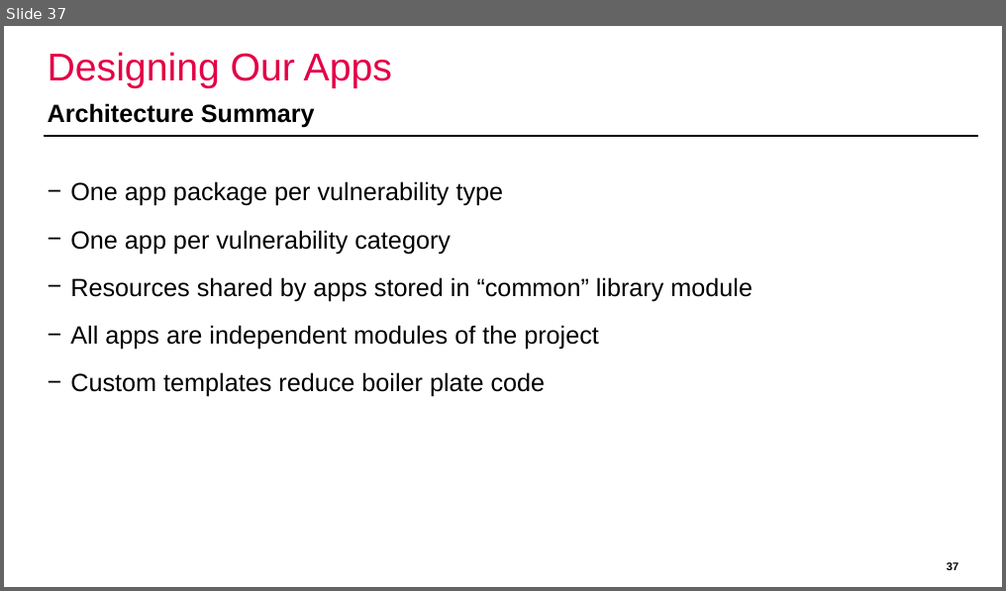
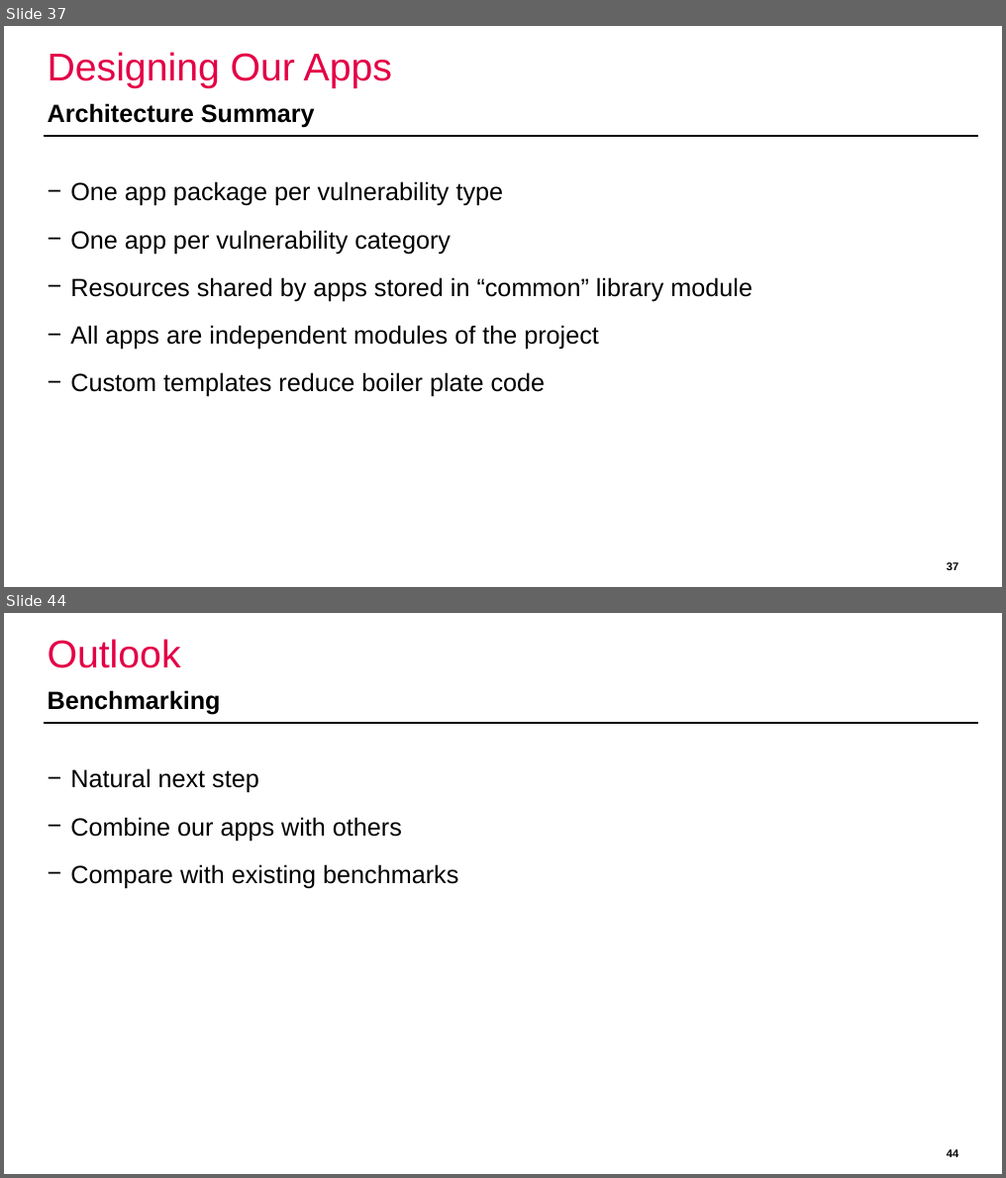
Before and after one commit to domi-cmd/Reference_Application_for_OWASP_MASTG, a slide deck: dev_documents/presentation/ba_thesis_presentation_kronig.pptx. Shown one above the other, each under a label of ours: slide 37 before the commit, slides 37 and 44 after it; the slides between them are not shown. The pictures are 1006x591 and 1006x1178 pixels, drawn with LibreOffice and Linux fonts; fonts in the diff are those of the drawing; background and template pictures are left out. Boxes give left, top, right and bottom in pixels: in the first picture for what was removed or moved away, otherwise in the second. Text is boxed around its words. In the diff, an @@ line names an element or a change of style, - is before the commit and + after.

Commit message:
Added results, outlook and conclusion section to my powerpoint. Now only the Introduction is missing. Test run shows that powerpoint is vastly too long.

```diff
--- a/dev_documents/presentation/ba_thesis_presentation_kronig.pptx
+++ b/dev_documents/presentation/ba_thesis_presentation_kronig.pptx
@@ slide 44 added at <box>4,613,1002,1174</box>, background #FFFFFF; not listed: 1 template element that a slide beside it also shows @@
@@ title added at <box>48,639,181,668</box>, 28 pt, text #E40046 @@
+Outlook
@@ text added at <box>48,690,221,715</box>, 18 pt, text #000000, bold @@
+Benchmarking
@@ text added at <box>70,768,458,888</box>, 18 pt, text #000000 @@
+− Natural next step
+− Combine our apps with others
+− Compare with existing benchmarks
@@ page number added at <box>946,1150,958,1157</box>, 8 pt, text #000000, bold @@
+44
```
Also in this commit, not shown: 10 other slides added, 3 slides removed.
